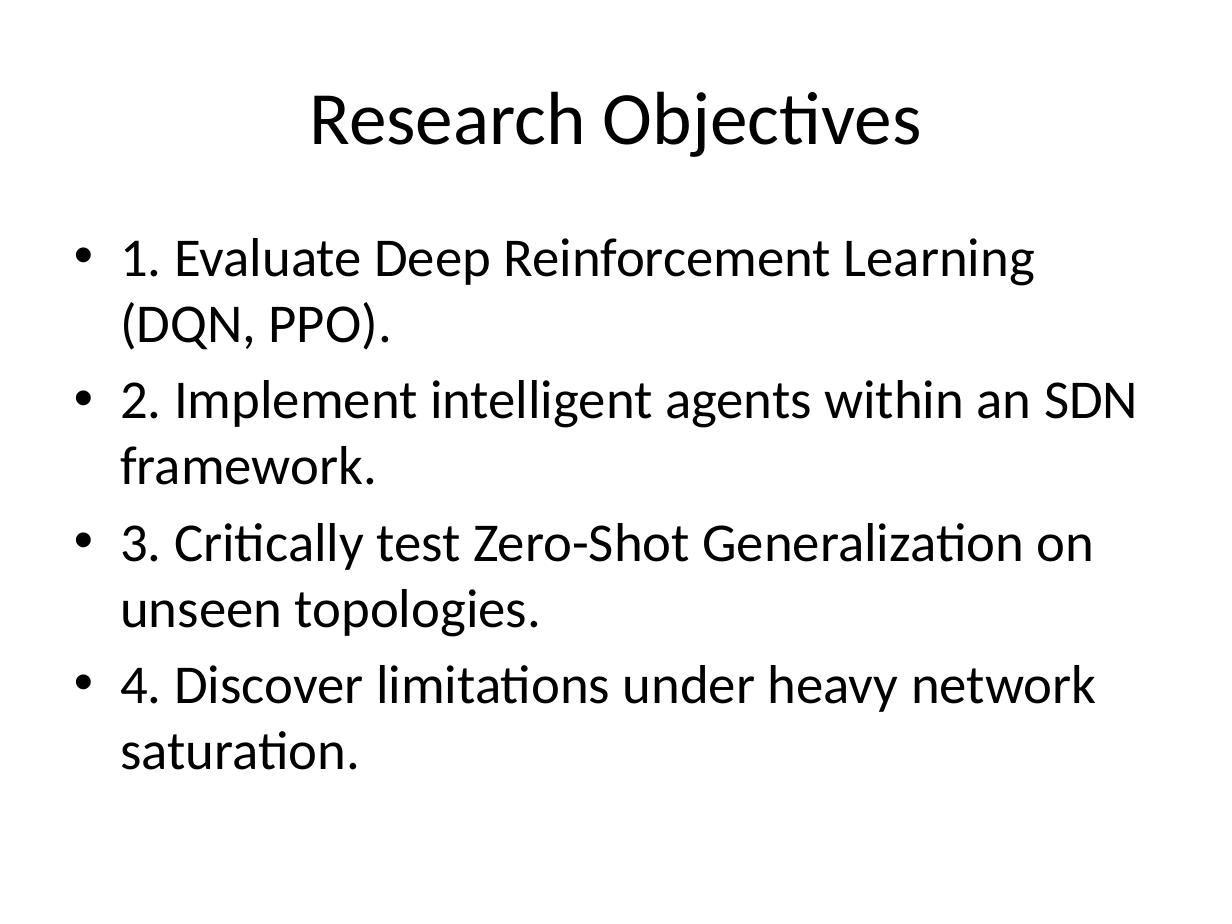
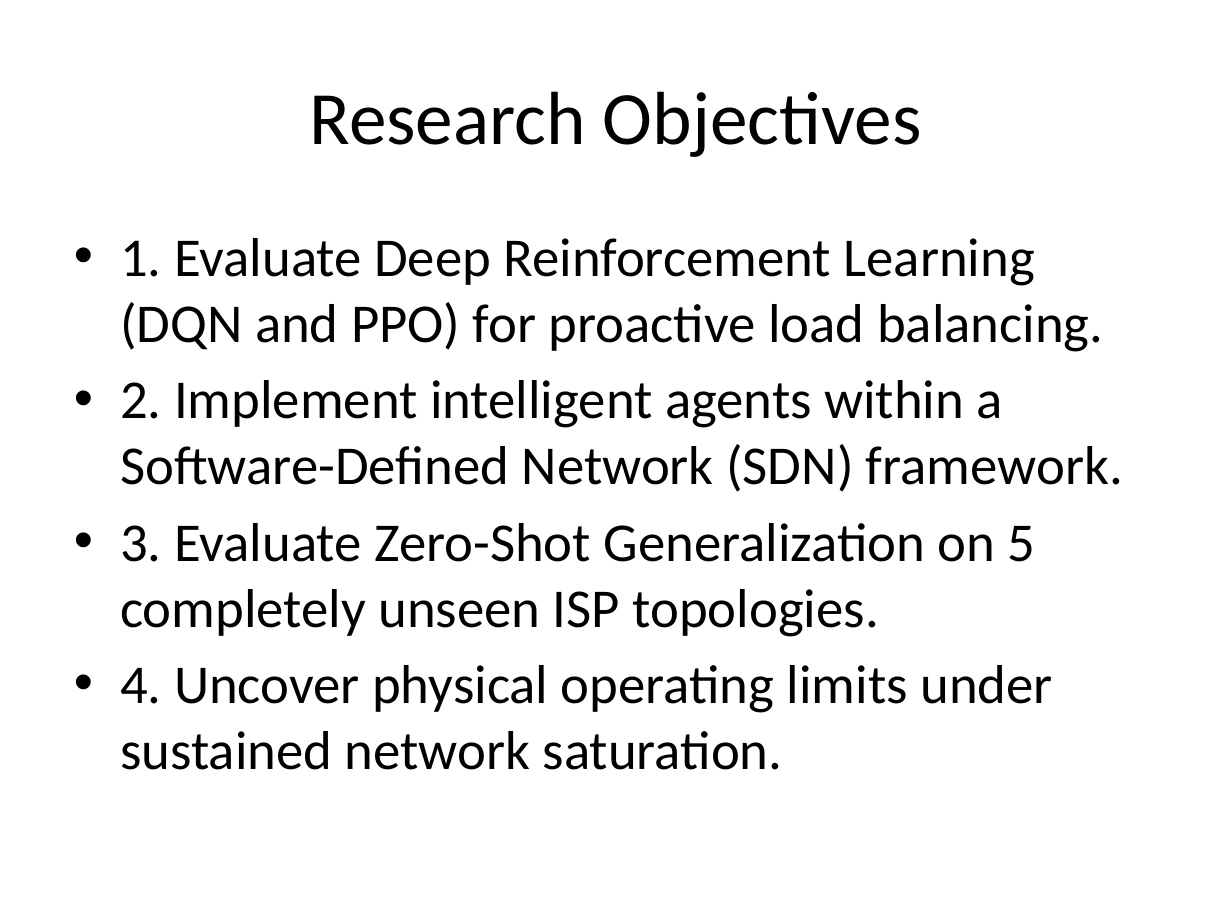
Before and after one commit to PipetteGh/Deep-Reinforcement-Learning-for-Proactive-Network-Traffic-Congestion-Control-and-Load-Balancing, a slide deck: slide 3 of final_presentation.pptx. Drawn at 1232x924 pixels with LibreOffice and Linux fonts; fonts in the diff are those of the drawing. Boxes give left, top, right and bottom in pixels: in the first picture for what was removed or moved away, otherwise in the second. Text is boxed around its words. In the diff, an @@ line names an element or a change of style, - is before the commit and + after.

```diff
--- a/final_presentation.pptx
+++ b/final_presentation.pptx
@@ text at [120,238,1123,770]: text changed @@
-• 1. Evaluate Deep Reinforcement Learning (DQN, PPO).
-• 2. Implement intelligent agents within an SDN framework.
-• 3. Critically test Zero-Shot Generalization on unseen topologies.
-• 4. Discover limitations under heavy network saturation.
+• 1. Evaluate Deep Reinforcement Learning (DQN and PPO) for proactive load balancing.
+• 2. Implement intelligent agents within a Software-Defined Network (SDN) framework.
+• 3. Evaluate Zero-Shot Generalization on 5 completely unseen ISP topologies.
+• 4. Uncover physical operating limits under sustained network saturation.
```
Also in this commit, not shown: 4 other slides changed, 4 slides added, 6 slides removed, 17 other files.
